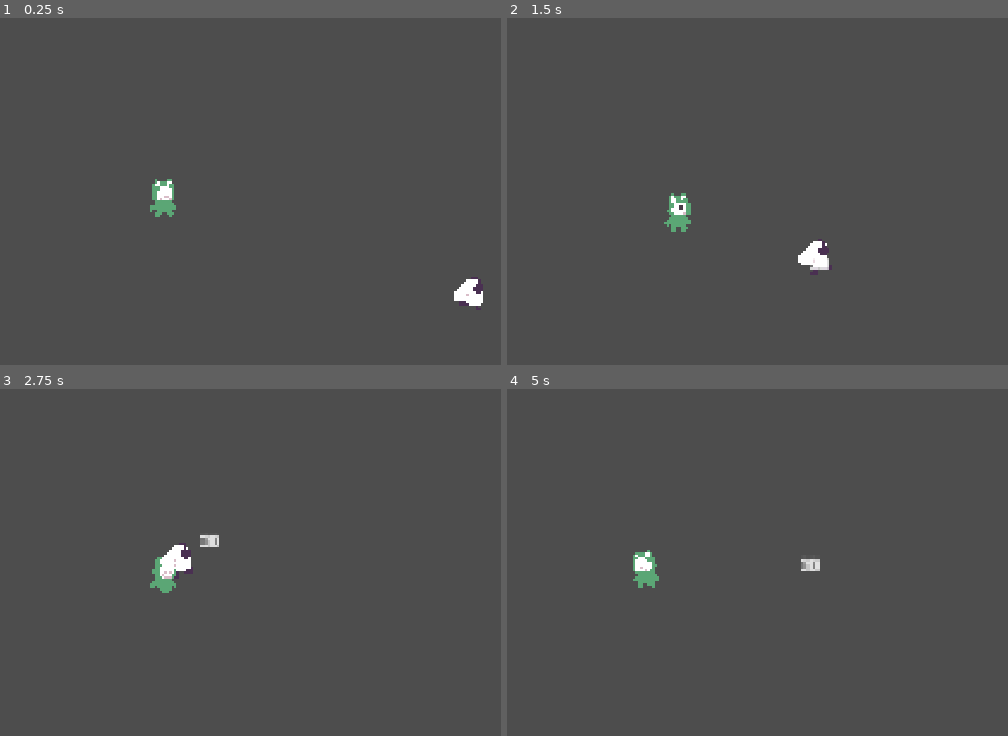
Above: before the commit, frames 1-4 (two rows, left to right).
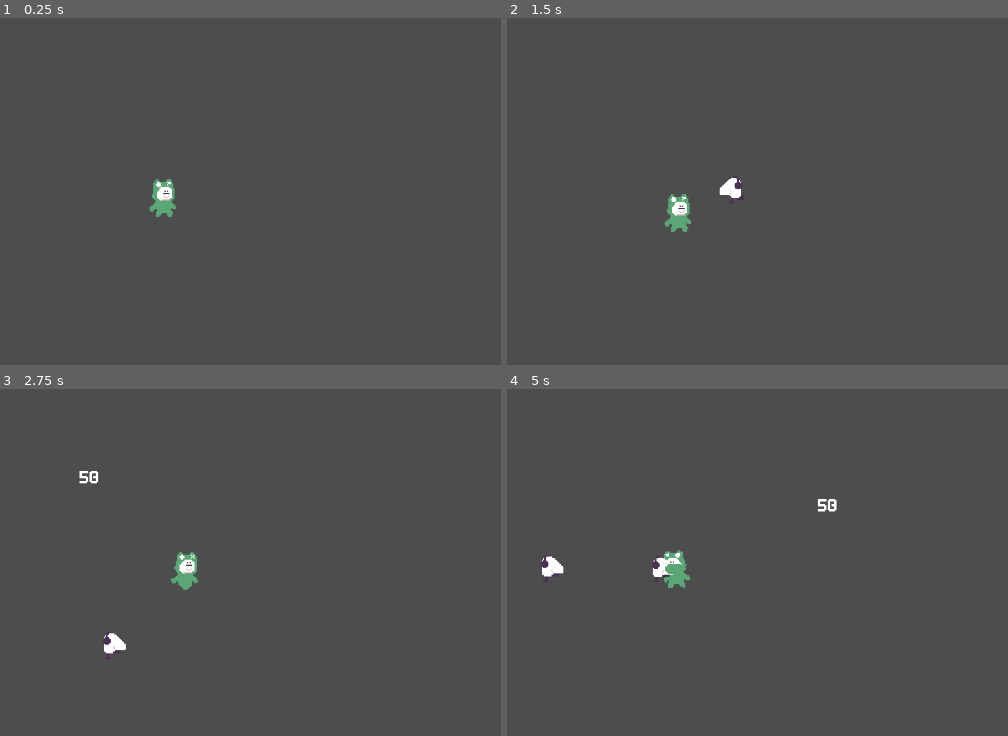
Above: after the commit, the same moments.

Repository: hazyu/vs-like
Game: Godot game, scene res://main_scene.tscn
The game is run twice, just before and just after one commit, with the same random seed, the same clock (stepped at 60 frames per second) and the same inputs.
Inputs:
- Up to frame 1 (0.25 s): no input
- Up to frame 2 (1.5 s): hold D (mv_right) 0.53-1.28 s; hold S (mv_down) from 1.28 s (still down)
- Up to frame 3 (2.75 s): release S (mv_down) at 2.03 s; hold D (mv_right) from 2.03 s (still down)
- Up to frame 4 (5 s): release D (mv_right) at 2.78 s; hold W (mv_up) 2.78-3.53 s; hold A (mv_left) from 3.53 s (still down)

The runs differ from the first frame. In frame 1, 0.5% of the frame differs, in the area x 29-97%, y 46-85%; in frame 2, 0.8%; in frame 3, 1.3%; in frame 4, 1.4%, in the area x 6-66%, y 31-58%.

Commit message:
Enemy spawning working

Diff:
--- a/battle_scene.gd
+++ b/battle_scene.gd
@@ -4,3 +4,4 @@
 	Globals.player = $Player
 	Globals.projectiles = $Projectiles
 	Globals.battle_scene = self
+	Globals.enemies = $Enemies
--- a/battle_scene.tscn
+++ b/battle_scene.tscn
@@ -3,13 +3,18 @@
 [ext_resource type="PackedScene" uid="uid://3l4uml86atnn" path="res://player/player.tscn" id="1_fw8re"]
 [ext_resource type="Script" uid="uid://v6cpohqhamjg" path="res://battle_scene.gd" id="1_r5l0u"]
 [ext_resource type="PackedScene" uid="uid://biowc4jqyy8hw" path="res://enemies/shnobby/shnobby.tscn" id="3_5g7vw"]
+[ext_resource type="Script" uid="uid://b7coh3dgonlfr" path="res://components/enemy_spawner.gd" id="4_5joda"]
 
 [node name="BattleScene" type="Node2D" unique_id=2138725209]
 script = ExtResource("1_r5l0u")
 
 [node name="Player" parent="." unique_id=2116657779 instance=ExtResource("1_fw8re")]
 
-[node name="Shnobby" parent="." unique_id=92800724 instance=ExtResource("3_5g7vw")]
-position = Vector2(258, 80)
+[node name="Enemies" type="Node2D" parent="." unique_id=1199917450]
 
 [node name="Projectiles" type="Node2D" parent="." unique_id=1885462499]
+
+[node name="EnemySpawner" type="Node" parent="." unique_id=212116100]
+script = ExtResource("4_5joda")
+enemy_scenes = Array[PackedScene]([ExtResource("3_5g7vw")])
+metadata/_custom_type_script = "uid://b7coh3dgonlfr"
--- /dev/null
+++ b/components/enemy_spawner.gd
@@ -0,0 +1,22 @@
+extends Node
+class_name EnemySpawner
+
+@export var enemy_scenes: Array[PackedScene]
+
+func _ready() -> void:
+	var timer = Timer.new()
+	timer.timeout.connect(_on_timer_timeout)
+	timer.one_shot = false
+	timer.autostart = true
+	add_child(timer)
+
+func _on_timer_timeout():
+	if Globals.player == null: return
+	var enemy_index = randi_range(0, len(enemy_scenes) - 1)
+	var enemy_scene: PackedScene = enemy_scenes[enemy_index]
+	var enemy: Enemy = enemy_scene.instantiate()
+	if Globals.player.mx != 0 or Globals.player.my != 0:
+		enemy.position = Globals.player.global_position + Vector2(Globals.player.mx * 100, Globals.player.my * 100)
+	else:
+		enemy.position = Globals.player.global_position + Vector2(signf(randf_range(-1,1)) * 100, signf(randf_range(-1, 1)) * 100)
+	Globals.enemies.add_child(enemy)
--- a/enemies/shnobby/shnobby.tscn
+++ b/enemies/shnobby/shnobby.tscn
@@ -69,14 +69,15 @@
 }]
 
 [sub_resource type="CircleShape2D" id="CircleShape2D_3sp2k"]
-radius = 8.0
+radius = 6.0827627
 
 [node name="Shnobby" type="CharacterBody2D" unique_id=92800724]
 script = ExtResource("1_sqe23")
-health = 100
+health = 50
 movespeed = 50.0
 
 [node name="AnimatedSprite2D" type="AnimatedSprite2D" parent="." unique_id=1056344945]
+scale = Vector2(0.75, 0.75)
 sprite_frames = SubResource("SpriteFrames_3sp2k")
 frame_progress = 0.6894858
 
--- a/globals.gd
+++ b/globals.gd
@@ -3,3 +3,4 @@
 var battle_scene: Node2D = null
 var player: Player = null
 var projectiles: Node2D = null
+var enemies: Node2D = null
--- a/objects/bullet/bullet.gd
+++ b/objects/bullet/bullet.gd
@@ -22,7 +22,6 @@
 		Globals.battle_scene.add_child(hit_marker)
 		if body.health <= 0:
 			body.queue_free()
-			Globals.player.closest_enemy = null
 
 func _on_visible_on_screen_notifier_2d_screen_exited() -> void:
 	queue_free()
--- a/objects/bullet/bullet.tscn
+++ b/objects/bullet/bullet.tscn
@@ -11,7 +11,7 @@
 [node name="Bullet" type="Area2D" unique_id=934541018]
 script = ExtResource("1_g08x3")
 hit_marker_scene = ExtResource("2_l2pgv")
-damage = 30
+damage = 50
 
 [node name="Sprite2D" type="Sprite2D" parent="." unique_id=534716276]
 rotation = 1.5707964
--- a/objects/hit_marker/hit_marker.gd
+++ b/objects/hit_marker/hit_marker.gd
@@ -1,7 +1,11 @@
 extends Node2D
 
-var t = 0
+var t = 1
 var damage: int = 0
+var x_dir = 0
+
+func _ready() -> void:
+	x_dir = signf(randf_range(-1, 1))
 
 # Called every frame. 'delta' is the elapsed time since the previous frame.
 func _process(delta: float) -> void:
@@ -9,7 +13,7 @@
 	t += delta
 	var wave = sin(t)
 	position.y += -wave
-
+	position.x += x_dir * wave
 
 func _on_timer_timeout() -> void:
 	queue_free()
--- a/player/player.gd
+++ b/player/player.gd
@@ -6,12 +6,20 @@
 
 @onready var animated_sprite_2d: AnimatedSprite2D = $AnimatedSprite2D
 
-var closest_enemy: CharacterBody2D = null
-var enemy_diff: float = 1000000.0
+var mx = 0
+var my = 0
+func _set_camera_zoom():
+	var size = get_window().size
+	var zoom = size.y / 360
+	$Camera2D.zoom = Vector2(zoom, zoom)
+
+func _ready() -> void:
+	_set_camera_zoom()
+	get_tree().root.size_changed.connect(_set_camera_zoom)
 
 func _physics_process(delta: float) -> void:
-	var mx = int(Input.is_action_pressed("mv_right")) - int(Input.is_action_pressed("mv_left"))
-	var my = int(Input.is_action_pressed("mv_down")) - int(Input.is_action_pressed("mv_up"))
+	mx = int(Input.is_action_pressed("mv_right")) - int(Input.is_action_pressed("mv_left"))
+	my = int(Input.is_action_pressed("mv_down")) - int(Input.is_action_pressed("mv_up"))
 
 	if mx > 0:
 		animated_sprite_2d.flip_h = false
@@ -27,20 +35,16 @@
 	velocity = Vector2(mx, my) * speed
 	move_and_slide()
 
-func _on_enemy_area_body_entered(body: Node2D) -> void:
-	if body is Enemy:
-		var diff = position.distance_to(body.global_position)
-		if diff < enemy_diff:
-			enemy_diff = diff
-			closest_enemy = body
-			print(body)
+func _on_timer_timeout() -> void:
 
-func _on_enemy_area_body_exited(body: Node2D) -> void:
-	if body == closest_enemy:
-		closest_enemy = null
-		enemy_diff = 10000.0
-
-func _on_timer_timeout() -> void:
+	if len(Globals.enemies.get_children()) == 0: return
+	var closest_enemy: Enemy = null
+	var distance = 100000.0
+	for enemy: Enemy in Globals.enemies.get_children():
+		var d = position.distance_to(enemy.global_position)
+		if d < distance:
+			distance = d
+			closest_enemy = enemy
 	if closest_enemy == null: return
 	if Globals.projectiles == null: return
 
--- a/player/player.tscn
+++ b/player/player.tscn
@@ -72,9 +72,6 @@
 radius = 7.0
 height = 22.0
 
-[sub_resource type="CircleShape2D" id="CircleShape2D_heym1"]
-radius = 300.0
-
 [node name="Player" type="CharacterBody2D" unique_id=2116657779]
 script = ExtResource("1_rkbax")
 bullet_scene = ExtResource("2_g1dw6")
@@ -92,14 +89,7 @@
 zoom = Vector2(3, 3)
 position_smoothing_enabled = true
 
-[node name="EnemyArea" type="Area2D" parent="." unique_id=1551860380]
-
-[node name="CollisionShape2D" type="CollisionShape2D" parent="EnemyArea" unique_id=1563739628]
-shape = SubResource("CircleShape2D_heym1")
-
 [node name="Timer" type="Timer" parent="." unique_id=1851708643]
 autostart = true
 
-[connection signal="body_entered" from="EnemyArea" to="." method="_on_enemy_area_body_entered"]
-[connection signal="body_exited" from="EnemyArea" to="." method="_on_enemy_area_body_exited"]
 [connection signal="timeout" from="Timer" to="." method="_on_timer_timeout"]
--- a/project.godot
+++ b/project.godot
@@ -20,15 +20,13 @@
 
 [display]
 
-window/size/viewport_width=1920
-window/size/viewport_height=1080
-window/size/resizable=false
-window/stretch/mode="canvas_items"
-window/stretch/aspect="expand"
+window/size/viewport_width=1280
+window/size/viewport_height=720
+window/stretch/aspect="ignore"
 
 [editor_plugins]
 
-enabled=PackedStringArray("res://addons/godot_vim/plugin.cfg")
+enabled=PackedStringArray()
 
 [input]
 
Not shown, added: components/enemy_spawner.gd.uid
Not shown, added: export_presets.cfg
